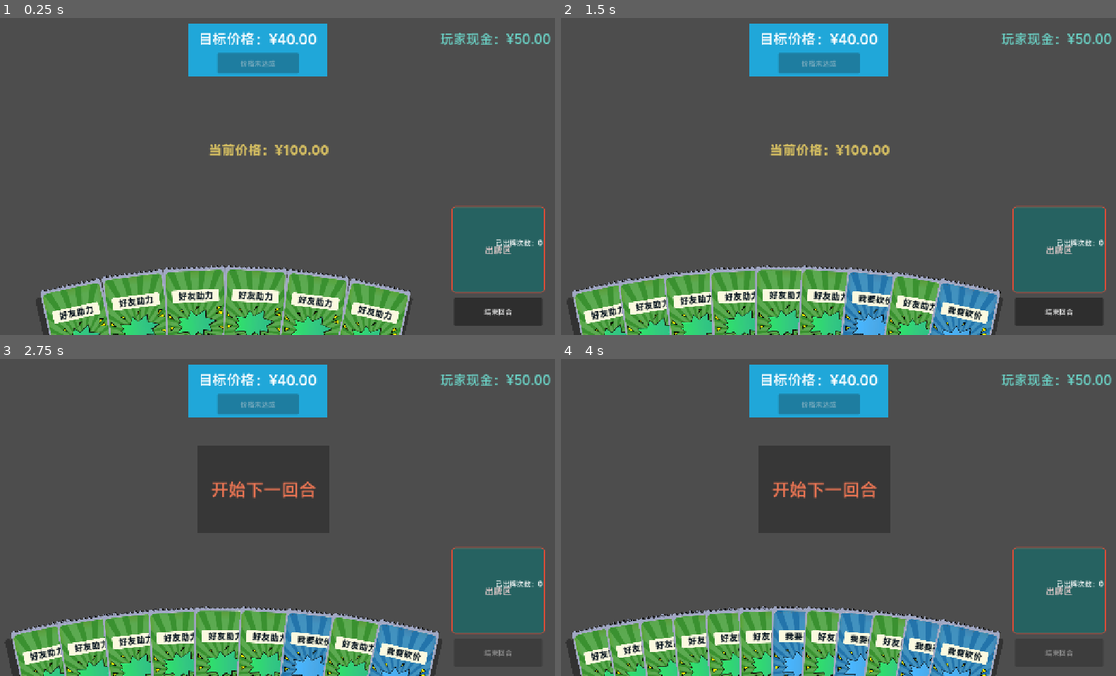
Above: before the commit, frames 1-4 (two rows, left to right).
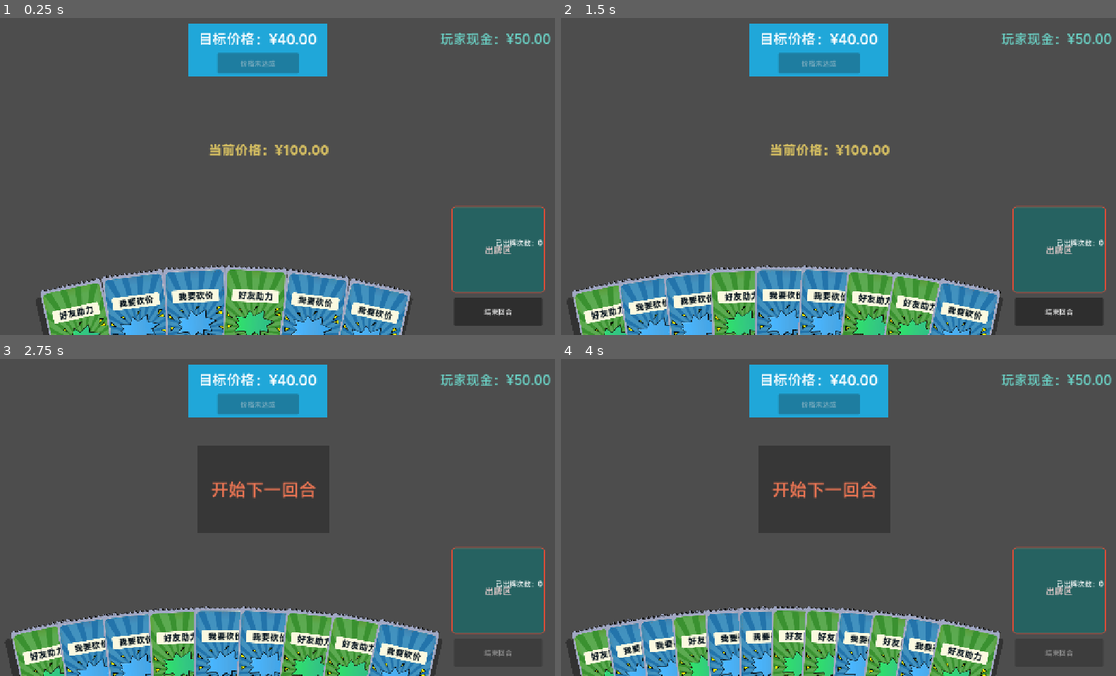
Above: after the commit, the same moments.

Repository: Psi-Dean/ProjectCutOff
Game: Godot game, scene res://scenes/main.tscn
Two runs of this game, one before a commit and one after it. Both use one fixed random seed, a clock stepped at 60 frames per second and the inputs below.
Inputs:
- Up to frame 1 (0.25 s): no input
- Up to frame 2 (1.5 s): click "结束回合" at 0.5 s; click "开始下一回合" at 1.25 s
- Up to frame 3 (2.75 s): click "结束回合" at 2 s
- Up to frame 4 (4 s): click "开始下一回合" at 2.75 s; click "结束回合" at 3.5 s

The runs differ from the first frame. In frame 1, 6.4% of the frame differs, in the area x 18-74%, y 79-100%; in frame 2, 6.5%, in the area x 10-60%, y 79-100%; in frame 3, 6.5%; in frame 4, 5.8%.

Commit message:
# 添加手牌上限功能

Diff:
--- a/scripts/game_manager.gd
+++ b/scripts/game_manager.gd
@@ -41,6 +41,12 @@
 var setup_cards_limit: int = 6
 # 变量：每回合补牌数量。
 var round_cards_limit: int = 3
+# 玩家选择牌库限制数量
+var player_setup_limit: int = 16
+# 玩家手牌上限
+var hand_limit:int = 15
+# 玩家牌库数据
+var player_deck: Array[CardData] = []
 # 变量：玩家当前手牌数据。
 var player_cards: Array[CardData] = []
 # 变量：最终砍价值（用于滚动展示后定格）。
@@ -78,7 +84,8 @@
 # 功能：初始化卡池、手牌显示和各类 UI 状态。
 func _ready() -> void:
 	load_card_resources()
-	setup_cards()
+	setup_card_deck()
+	random_draw_cards()
 	random_cut_value.visible = false
 	check_player_money()
 	check_end_turn()
@@ -401,7 +408,7 @@
 	if play_state == GameState.PlayState.ROUND_END:
 		move_count = 0
 		play_state = GameState.PlayState.PLAYER_TURN
-		next_round_cards()
+		random_draw_cards()
 		check_player_money()
 		update_cards_display()
 		update_play_state()
@@ -420,21 +427,37 @@
 	update_play_times()
 	update_price_display()
 
-# 功能：开局按数量从基础卡池抽取手牌。
-func setup_cards() -> void:
+# 随机抽牌函数，按照是开局还是下回合获取不同数量
+func random_draw_cards():
+	if player_deck.is_empty():
+		return
+	var cards_limit = setup_cards_limit  if play_state == GameState.PlayState.GAME_START else round_cards_limit
+	var card_space = hand_limit - player_cards.size()
+	var real_limit = cards_limit if cards_limit < card_space else card_space
+	print("剩余可抽卡牌",real_limit)
+	for i in range(real_limit):
+		if not player_deck.is_empty():
+			var randomidx = randi_range(0, player_deck.size() - 1)
+			player_cards.append(player_deck[randomidx].duplicate(true))
+			player_deck.remove_at(randomidx)
+		else:
+			print("牌库空了！")
+			return
+
+# 根据基础卡牌池basic_cards_deck，初始化本局玩家牌库
+# basic_cards_deck基础卡牌池不会在对局中消耗
+# player_deck作为玩家本局牌库，在对局中抽牌时会被消耗
+# 当前版本允许玩家从基础卡牌池重复抽卡
+# TODO 后续改为从卡牌构筑/选牌界面加入player_deck
+func setup_card_deck():
 	if basic_cards_deck.is_empty():
 		return
-	for _i in range(setup_cards_limit):
-		var random_idx = randi_range(0, basic_cards_deck.size() - 1)
-		player_cards.append(basic_cards_deck[random_idx].duplicate(true))
-
-# 功能：回合开始时按数量补充手牌。
-func next_round_cards() -> void:
-	if basic_cards_deck.is_empty():
-		return
-	for _i in range(round_cards_limit):
-		var random_idx = randi_range(0, basic_cards_deck.size() - 1)
-		player_cards.append(basic_cards_deck[random_idx].duplicate(true))
+	player_deck = []
+	for i in range(player_setup_limit):
+		var randomidx = randi_range(0, basic_cards_deck.size() -1)
+		player_deck.append(basic_cards_deck[randomidx].duplicate(true))
+	play_state =  GameState.PlayState.GAME_START
+
 
 # 功能：从资源目录加载所有卡牌资源到基础卡池。
 func load_card_resources() -> void:
--- a/scripts/game_state.gd
+++ b/scripts/game_state.gd
@@ -2,6 +2,7 @@
 
 # 枚举：游戏主流程阶段。
 enum PlayState {
+	GAME_START,
 	PLAYER_TURN,
 	ENEMY_TURN,
 	ROUND_END,
Not shown: 1 places in scenes/card_template.tscn that only renumber resources
